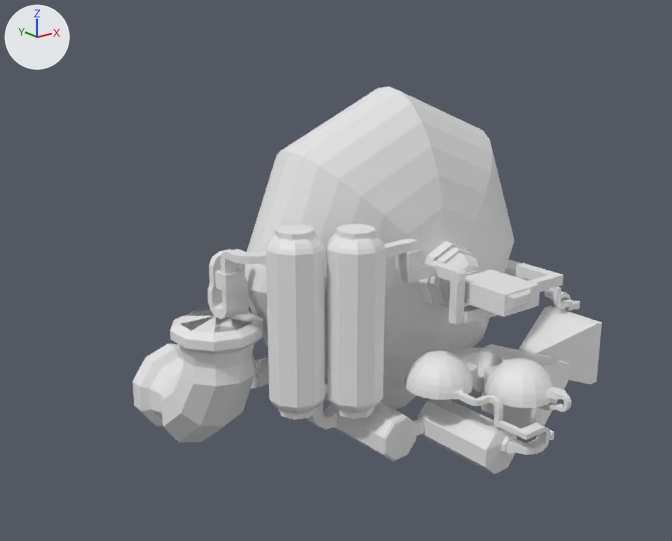
Renders of the FBX model Assets/Models/LevelChunks/Sketches/Sketch6.fbx from each side of a commit.
Rendered twice from a camera (50 mm lens) standing at (-35.9, -40.0, 15.8) and looking at (-6.7, -3.5, 1.2). Lighting does not change. The marker at upper left points along +X, +Y and +Z. Vertices at the same position are counted once.

Objects in the first picture: '1-Reactor', '1-ReactorEntrance', '1-ReactorTunnel', '2-Capacitor', '2-CapacitorTunnel', '3-Control', '3-ControlTunnel', '4-Injectors', '4-InjectorsTunnel', '5-Breeder', '6-Relay'.
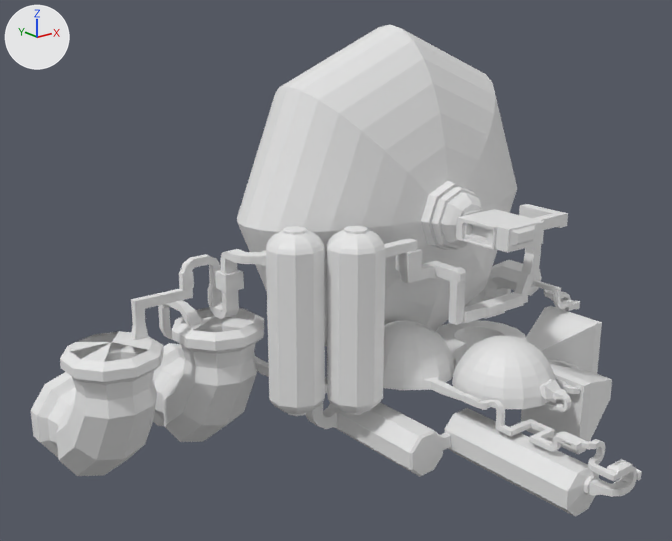
The change, as a list of edits to the scene's bpy script:
```text
Change me_sphere_006:
    remove me_sphere_006.from_pydata(...)  # 132 vertices, 128 faces; spans x -12.44..-10.03, y -3.49..0.3, z -1.25..2.85
    add me_sphere_006.from_pydata(...)  # 152 vertices, 148 faces; spans x -16.78..-10.98, y -3.49..0.3, z -1.25..2.85
    me_sphere_006 part 4: 8 vertices moved from x -11.93..-11.51, y -0.2..0.2, z 1.77..2.27 to x -12.31..-11.89, y -0.2..0.2, z 1.76..2.27; 24 vertices removed from x -10.81..-10.03, y -0.2..0.2, z -1.25..2.27; 44 vertices added at x -16.78..-13.21, y -0.2..0.2, z -1.25..2.27
Change me_sphere_009:
    remove me_sphere_009.from_pydata(...)  # 116 vertices, 104 faces; spans x -7.45..-1.83, y -12.7..-3.3, z -8.17..-5.73
    add me_sphere_009.from_pydata(...)  # 116 vertices, 112 faces; spans x -7.45..-1.83, y -17.7..-3.3, z -8.17..-5.73
    me_sphere_009 part 5: 88 vertices removed from x -7.17..-1.83, y -12.7..-7.3, z -8.17..-5.73; 88 vertices added at x -7.17..-1.83, y -17.7..-9.3, z -8.17..-5.73
Change me_sphere_001:
    where me_sphere_001.from_pydata(...)  # 121 vertices, 120 faces; spans x -10.0..10.0, y -4.9..5.0, z -10.0..10.0
    me_sphere_001 part 7: the whole mesh is moved by (0.0, 0.0, 3.4)
Change me_sphere_008:
    remove me_sphere_008.from_pydata(...)  # 88 vertices, 84 faces; spans x -8.99..-7.45, y -4.2..5.61, z -7.56..-4.84
    add me_sphere_008.from_pydata(...)  # 132 vertices, 128 faces; spans x -13.63..-7.45, y -4.2..3.2, z -7.38..-0.35
    me_sphere_008 part 3: 2 vertices moved from x -8.12..-7.92, y 0.95, z -5.0..-4.84 to x -8.4..-8.32, y 0.95..2.6, z -5.0..-4.87; 50 vertices removed from x -8.99..-7.53, y 0.95..5.61, z -7.56..-4.84; 94 vertices added at x -13.63..-8.18, y -3.21..3.2, z -5.56..-0.35
Change me_sphere_013:
    remove me_sphere_013.from_pydata(...)  # 88 vertices, 80 faces; spans x 2.0..10.99, y -10.2..-4.02, z -8.48..-4.48
    add me_sphere_013.from_pydata(...)  # 120 vertices, 112 faces; spans x 2.0..10.99, y -13.2..-4.02, z -8.48..-4.48
    me_sphere_013 part 6: 42 vertices removed from x 2.0..6.78, y -10.2..-6.2, z -8.48..-4.48; 74 vertices added at x 2.0..7.3, y -13.2..-7.36, z -8.48..-4.48
Change me_sphere_011:
    remove me_sphere_011.from_pydata(...)  # 790 vertices, 836 faces; spans x -5.6..2.12, y -13.53..-6.1, z -6.05..-2.6
    add me_sphere_011.from_pydata(...)  # 794 vertices, 840 faces; spans x -6.2..5.08, y -13.53..-2.9, z -6.78..-1.9
    me_sphere_011 part 1: 782 vertices removed from x -5.6..2.12, y -13.45..-6.1, z -6.05..-2.6; 786 vertices added at x -6.2..5.08, y -13.42..-2.9, z -6.78..-1.9
Change me_sphere_002:
    where me_sphere_002.from_pydata(...)  # 96 vertices, 88 faces; spans x -1.95..1.95, y -6.75..-4.9, z -1.95..1.95
    me_sphere_002 part 8: the whole mesh is moved by (0.0, 0.0, 3.4)
Change me_sphere_007:
    remove me_sphere_007.from_pydata(...)  # 189 vertices, 181 faces; spans x -14.25..-8.99, y -2.45..6.6, z -9.5..-1.15
    add me_sphere_007.from_pydata(...)  # 377 vertices, 362 faces; spans x -20.25..-9.4, y -2.45..6.6, z -9.5..-1.15
    me_sphere_007 part 2: the loose piece of 188 vertices spanning x -14.25..-8.99, y -2.45..6.5, z -9.5..-1.15 is rebuilt with 375 vertices and now spans x -20.25..-9.4, y -2.45..6.5, z -9.5..-1.15
Change me_sphere_010:
    remove me_sphere_010.from_pydata(...)  # 112 vertices, 108 faces; spans x -4.25..-1.12, y -14.1..-10.65, z -6.8..-4.09
    add me_sphere_010.from_pydata(...)  # 276 vertices, 272 faces; spans x -4.25..-1.12, y -19.1..-10.65, z -6.8..-4.04
    me_sphere_010 part 10: 108 vertices removed from x -4.25..-1.12, y -14.1..-11.25, z -6.8..-4.09; 272 vertices added at x -4.25..-1.12, y -19.1..-10.65, z -6.8..-4.04
Change me_sphere_003:
    remove me_sphere_003.from_pydata(...)  # 152 vertices, 147 faces; spans x -5.85..3.65, y -10.75..-5.57, z -1.7..2.9
    add me_sphere_003.from_pydata(...)  # 214 vertices, 209 faces; spans x -5.85..4.35, y -10.75..-5.57, z -1.7..4.0
    me_sphere_003 part 9: 7 vertices moved from x 3.05..3.65, y -9.75..-7.45, z 0.0..0.59 to x 3.49..4.35, y -7.95..-7.45, z 0.08..2.35; 51 vertices removed from x -1.35..3.65, y -10.75..-6.75, z -0.6..0.6; 113 vertices added at x -1.52..4.35, y -10.75..-6.75, z 0.08..4.0
```

What differs and where, as boxes [x1, y1, x2, y2] in the pictures (672 x 541 px; the box of a moved part takes in the faces that stretch with it):
'1-Reactor', mesh moved
    before: [245, 86, 514, 410]
    after: [237, 25, 517, 346]
'3-Control', reshaped (79% wider, 25% taller)
    before: [133, 308, 263, 442]
    after: [31, 308, 264, 476]
'4-Injectors', reshaped (43% wider, 51% taller)
    before: [324, 399, 517, 474]
    after: [324, 403, 600, 517]
'5-Breeder', reshaped
    before: [404, 347, 561, 408]
    after: [383, 320, 561, 409]
'1-ReactorTunnel', reshaped (39% taller)
    before: [384, 238, 563, 325]
    after: [384, 204, 568, 325]
'6-Relay', reshaped (25% narrower, 21% taller)
    before: [481, 306, 602, 428]
    after: [521, 306, 612, 454]
'2-CapacitorTunnel', reshaped (145% wider, 30% taller)
    before: [208, 249, 260, 319]
    after: [131, 249, 260, 340]
'1-ReactorEntrance', mesh moved
    before: [419, 241, 480, 308]
    after: [421, 181, 483, 250]
'4-InjectorsTunnel', reshaped (95% wider, 69% taller)
    before: [462, 394, 554, 455]
    after: [462, 393, 642, 497]
'3-ControlTunnel', reshaped
    before: [251, 358, 333, 429]
    after: [158, 300, 333, 429]
part 3 of me_sphere_008, moved or reshaped
    before: [251, 358, 269, 388]
    after: [158, 300, 269, 377]
part 4 of me_sphere_006, moved or reshaped
    before: [219, 249, 249, 314]
    after: [131, 254, 210, 340]
part 5 of me_sphere_009, moved or reshaped
    before: [337, 399, 517, 474]
    after: [337, 403, 600, 517]
part 6 of me_sphere_013, moved or reshaped
    before: [481, 344, 569, 428]
    after: [521, 360, 612, 454]
part 9 of me_sphere_003, built on
    before: [464, 263, 563, 317]
    after: [456, 204, 568, 294]
